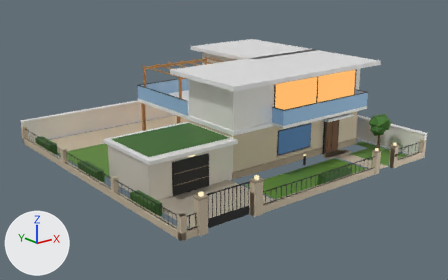
Before and after pictures for a commit that changed the glTF model docs/kits/almadies-district/glb/house-m2.glb.
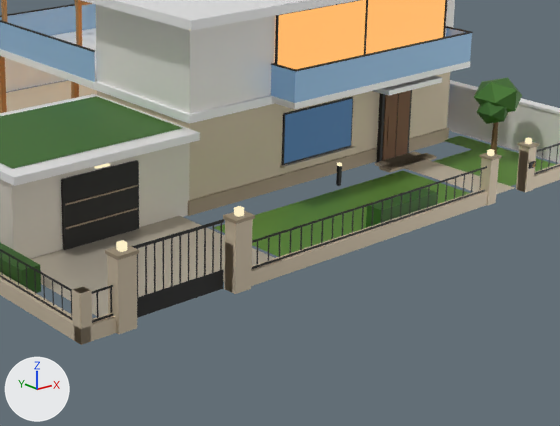
Old and new are each drawn whole from a 50 mm lens placed at (-28.0, -35.9, 15.1), pointed at (0.0, -0.9, 1.2) and again close up on the part from 32% to 91% of the width and 27% to 100% of the height. Arrows for +X, +Y and +Z are at lower left; the lights stay in place. The first two pictures are the older version. Where no turn or scale is listed for an object, it has been applied to the vertices. Vertices at exactly the same position are counted once.
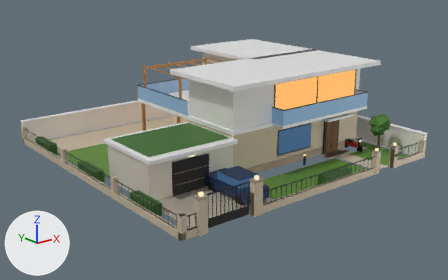
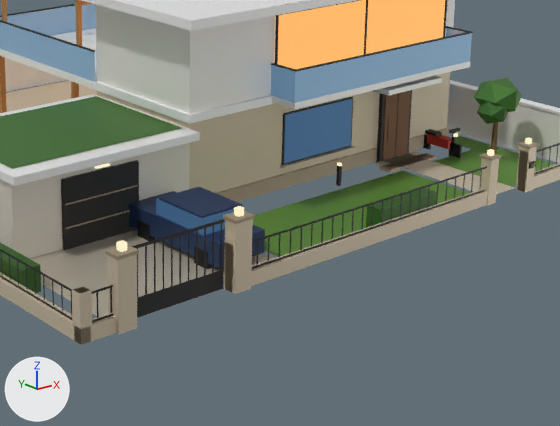
The edits, one by one:
me_mesh_0 is used by ob_mesh_0; location (0.0, 0.0, 0.0).
me_mesh_0 had 1241 vertices, 1204 faces and spanned x -11.0..11.1, y -11.2..11.1, z 0.1..6.9.
me_mesh_0 now has 1337 vertices, 1324 faces and spans x -11.0..11.1, y -11.2..11.1, z 0.1..6.9.
me_mesh_0 part 1: the loose piece of 8 vertices spanning x -7.8..-5.2, y -5.7, z 0.9 is copied, and the copy is scaled about its middle by (-0.659, -142, 18), then moved by (1.9, -2.1, -0.1); it spans x -5.5..-3.7, y -9.9..-5.7, z 0.4..1.1.
me_mesh_0 part 2: the loose piece of 8 vertices spanning x -7.8..-5.2, y -5.7, z 1.6 is copied, and the copy is scaled about its middle by (-0.58, -66, 1.5), then moved by (1.9, -2.3, 0.0); it spans x -5.4..-3.8, y -9.0..-7.1, z 1.6..1.7.
me_mesh_0 part 3: the loose piece of 8 vertices spanning x -5.9..-5.6, y -11.0..-10.7, z 0.6..1.5 is copied, and the copy is scaled about its middle by (-0.647, -1.76, 0.619), then moved by (0.3, 1.7, -0.6); it spans x -5.5..-5.3, y -9.5..-8.9, z 0.1..0.7.
me_mesh_0 part 4: the loose piece of 8 vertices spanning x -7.8..-5.2, y -5.7, z 0.9 is copied, and the copy is scaled about its middle by (-0.0815, -20, 15), then moved by (1.1, -0.7, -0.5); it spans x -5.5..-5.3, y -6.7..-6.1, z 0.1..0.7.
me_mesh_0 part 5: the loose piece of 8 vertices spanning x 5.2..7.7, y -6.8..-6.3, z 0.1..0.2 is copied, and the copy is scaled about its middle by (0.136, 2, 3.78), then moved by (1.9, 0.2, 0.4); it spans x 8.1..8.5, y -6.9..-5.9, z 0.4..0.7.
me_mesh_0 part 6: the loose piece of 8 vertices spanning x 6.4, y -5.9, z 0.1..2.6 is copied, and the copy is scaled about its middle by (10, 27.5, 0.0417), then moved by (1.9, -0.1, -0.6); it spans x 8.1..8.4, y -6.3..-5.8, z 0.7..0.8.
me_mesh_0 part 7: the loose piece of 8 vertices spanning x 5.2..7.7, y -6.8..-6.3, z 0.1..0.2 is copied, and the copy is scaled about its middle by (0.04, 0.2, 6.89), then moved by (1.9, -0.4, 0.6); it spans x 8.2..8.4, y -7.1..-6.9, z 0.4..1.0.
me_mesh_0 part 8: the loose piece of 8 vertices spanning x 5.2..7.7, y -6.8..-6.3, z 0.1..0.2 is copied, and the copy is scaled about its middle by (0.04, 1, 5.56), then moved by (1.9, -0.5, 0.2); it spans x 8.2..8.4, y -7.3..-6.8, z 0.1..0.6.
me_mesh_0 part 9: the loose piece of 8 vertices spanning x 5.3..7.4, y -6.6..-5.9, z 0.1..0.2 is copied, and the copy is scaled about its middle by (0.0476, 0.714, 5.56), then moved by (1.9, 0.6, 0.2); it spans x 8.2..8.4, y -5.9..-5.4, z 0.1..0.6.
Other edits to the shape of me_mesh_0 do not show in these pictures.
me_mesh_6 is used by ob_mesh_6; location (0.0, 0.0, 0.0).
me_mesh_6 had 56 vertices, 70 faces and spanned x -3.12..9.67, y -6.78..6.2, z 1.0..4.55.
me_mesh_6 now has 64 vertices, 80 faces and spans x -5.4..9.67, y -9.15..6.2, z 1.0..4.55.
me_mesh_6 part 10: the loose piece of 8 vertices spanning x 0.41..0.47, y -6.75..-5.65, z 3.5..4.55 is copied, and the copy is scaled about its middle by (-32, -2, 0.476), then moved by (-5.04, -1.85, -2.68); it spans x -5.4..-3.8, y -9.15..-6.95, z 1.1..1.6.

Pixel boxes (x1, y1, x2, y2) of what changed, in the close-ups (560 x 426 px):
'Mesh_6', reshaped
    before: (0, 4, 472, 163)
    after: (0, 4, 472, 236)
part 1 of me_mesh_0, added (blue)
    after: (129, 191, 265, 268)
part 2 of me_mesh_0, added (blue)
    after: (159, 187, 242, 218)
part 3 of me_mesh_0, added
    after: (194, 246, 212, 269)
part 4 of me_mesh_0, added
    after: (137, 220, 155, 241)
part 5 of me_mesh_0, added
    after: (427, 134, 452, 149)
part 6 of me_mesh_0, added
    after: (425, 129, 442, 137)
part 7 of me_mesh_0, added
    after: (451, 132, 456, 149)
part 8 of me_mesh_0, added
    after: (448, 143, 462, 158)
part 9 of me_mesh_0, added (mostly hidden)
    after: (423, 134, 431, 149)
part 10 of me_mesh_6, added (blue)
    after: (156, 198, 245, 236)
